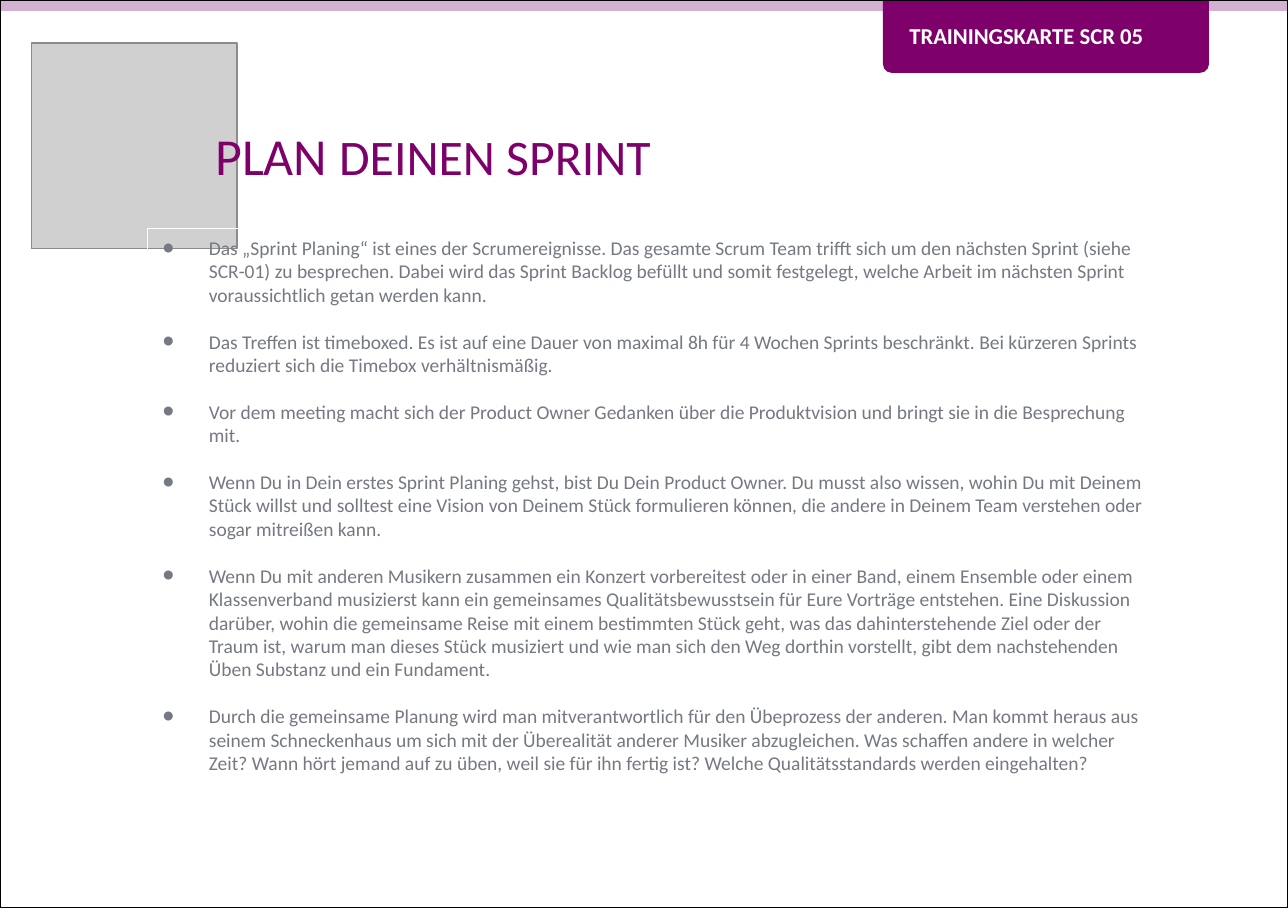
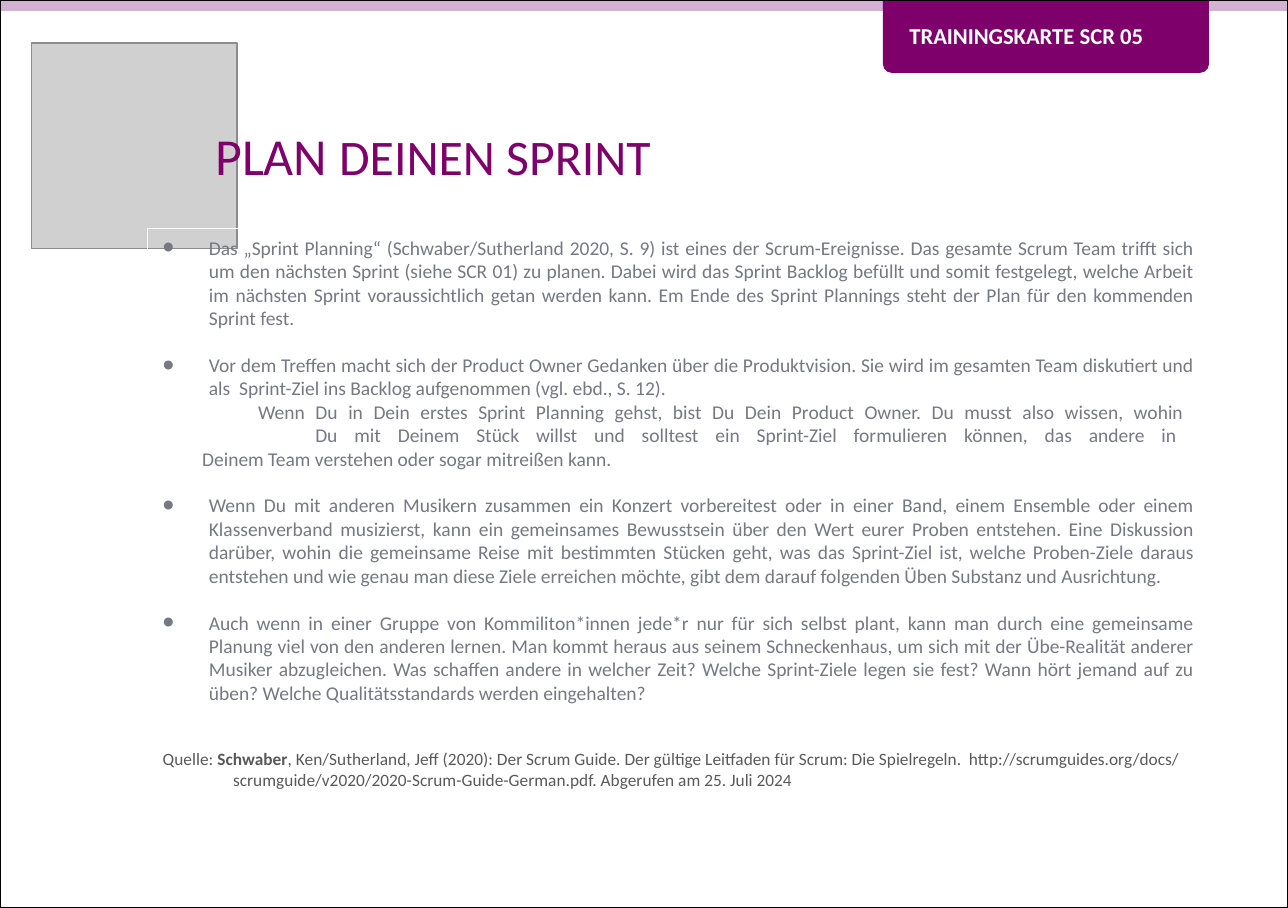
Before and after one commit to Teamtool/training-materials, a slide deck: slide 1 of training-cards/music moves/Scrum (SCR)/ger/apprentice/ger_SCR_05_Plan_Deinen_Sprint_MM_A.pptx. Drawn at 1288x908 pixels with LibreOffice and Linux fonts; fonts in the diff are those of the drawing; grey boxes stand for pictures. Boxes give left, top, right and bottom in pixels: in the first picture for what was removed or moved away, otherwise in the second. Text is boxed around its words. In the diff, an @@ line names an element or a change of style, - is before the commit and + after.

Commit message:
SCR 05 Quelle und Blocksatz

```diff
--- a/training-cards/music moves/Scrum (SCR)/ger/apprentice/ger_SCR_05_Plan_Deinen_Sprint_MM_A.pptx
+++ b/training-cards/music moves/Scrum (SCR)/ger/apprentice/ger_SCR_05_Plan_Deinen_Sprint_MM_A.pptx
@@ rectangle "Das „Sprint Planning“ (Schwaber/Sutherland 2020, ...": place and size @@
-rectangle "Das „Sprint Planning“ (Schwaber/Sutherland 2020, ..." at [148,227,1160,833]
+rectangle "Das „Sprint Planning“ (Schwaber/Sutherland 2020, ..." at [148,227,1209,872]
@@ text in rectangle at [163,239,1194,789]: text changed @@
-• Das „Sprint Planing“ ist eines der Scrumereignisse. Das gesamte Scrum Team trifft sich um den nächsten Sprint (siehe SCR-01) zu besprechen. Dabei wird das Sprint Backlog befüllt und somit festgelegt, welche Arbeit im nächsten Sprint voraussichtlich getan werden kann.
-• Das Treffen ist timeboxed. Es ist auf eine Dauer von maximal 8h für 4 Wochen Sprints beschränkt. Bei kürzeren Sprints reduziert sich die Timebox verhältnismäßig.
-• Vor dem meeting macht sich der Product Owner Gedanken über die Produktvision und bringt sie in die Besprechung mit.
-• Wenn Du in Dein erstes Sprint Planing gehst, bist Du Dein Product Owner. Du musst also wissen, wohin Du mit Deinem Stück willst und solltest eine Vision von Deinem Stück formulieren können, die andere in Deinem Team verstehen oder sogar mitreißen kann.
-• Wenn Du mit anderen Musikern zusammen ein Konzert vorbereitest oder in einer Band, einem Ensemble oder einem Klassenverband musizierst kann ein gemeinsames Qualitätsbewusstsein für Eure Vorträge entstehen. Eine Diskussion darüber, wohin die gemeinsame Reise mit einem bestimmten Stück geht, was das dahinterstehende Ziel oder der Traum ist, warum man dieses Stück musiziert und wie man sich den Weg dorthin vorstellt, gibt dem nachstehenden Üben Substanz und ein Fundament.
-• Durch die gemeinsame Planung wird man mitverantwortlich für den Übeprozess der anderen. Man kommt heraus aus seinem Schneckenhaus um sich mit der Überealität anderer Musiker abzugleichen. Was schaffen andere in welcher Zeit? Wann hört jemand auf zu üben, weil sie für ihn fertig ist? Welche Qualitätsstandards werden eingehalten?
+• Das „Sprint Planning“ (Schwaber/Sutherland 2020, S. 9) ist eines der Scrum-Ereignisse. Das gesamte Scrum Team trifft sich um den nächsten Sprint (siehe SCR 01) zu planen. Dabei wird das Sprint Backlog befüllt und somit festgelegt, welche Arbeit im nächsten Sprint voraussichtlich getan werden kann. Em Ende des Sprint Plannings steht der Plan für den kommenden Sprint fest.
+• Vor dem Treffen macht sich der Product Owner Gedanken über die Produktvision. Sie wird im gesamten Team diskutiert und als Sprint-Ziel ins Backlog aufgenommen (vgl. ebd., S. 12).
+Wenn Du in Dein erstes Sprint Planning gehst, bist Du Dein Product Owner. Du musst also wissen, wohin
+Du mit Deinem Stück willst und solltest ein Sprint-Ziel formulieren können, das andere in
+Deinem Team verstehen oder sogar mitreißen kann.
+• Wenn Du mit anderen Musikern zusammen ein Konzert vorbereitest oder in einer Band, einem Ensemble oder einem Klassenverband musizierst, kann ein gemeinsames Bewusstsein über den Wert eurer Proben entstehen. Eine Diskussion darüber, wohin die gemeinsame Reise mit bestimmten Stücken geht, was das Sprint-Ziel ist, welche Proben-Ziele daraus entstehen und wie genau man diese Ziele erreichen möchte, gibt dem darauf folgenden Üben Substanz und Ausrichtung.
+• Auch wenn in einer Gruppe von Kommiliton*innen jede*r nur für sich selbst plant, kann man durch eine gemeinsame Planung viel von den anderen lernen. Man kommt heraus aus seinem Schneckenhaus, um sich mit der Übe-Realität anderer Musiker abzugleichen. Was schaffen andere in welcher Zeit? Welche Sprint-Ziele legen sie fest? Wann hört jemand auf zu üben? Welche Qualitätsstandards werden eingehalten?
+Quelle: Schwaber, Ken/Sutherland, Jeff (2020): Der Scrum Guide. Der gültige Leitfaden für Scrum: Die Spielregeln. http://scrumguides.org/docs/
+scrumguide/v2020/2020-Scrum-Guide-German.pdf. Abgerufen am 25. Juli 2024
```
Also in this commit, not shown: 1 other slide changed, 1 other file.
